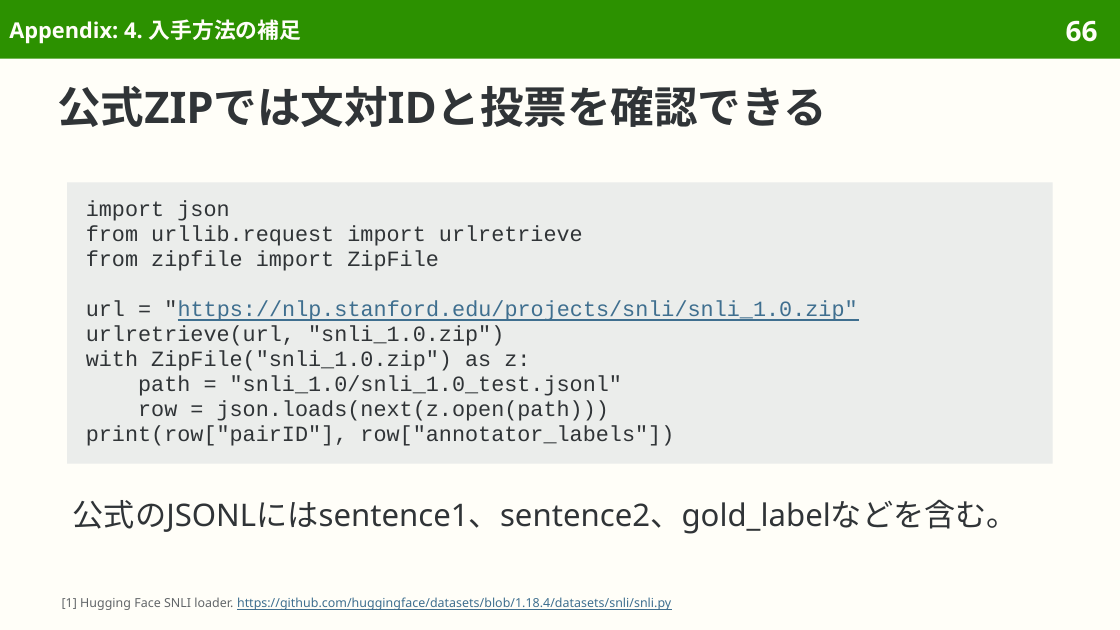
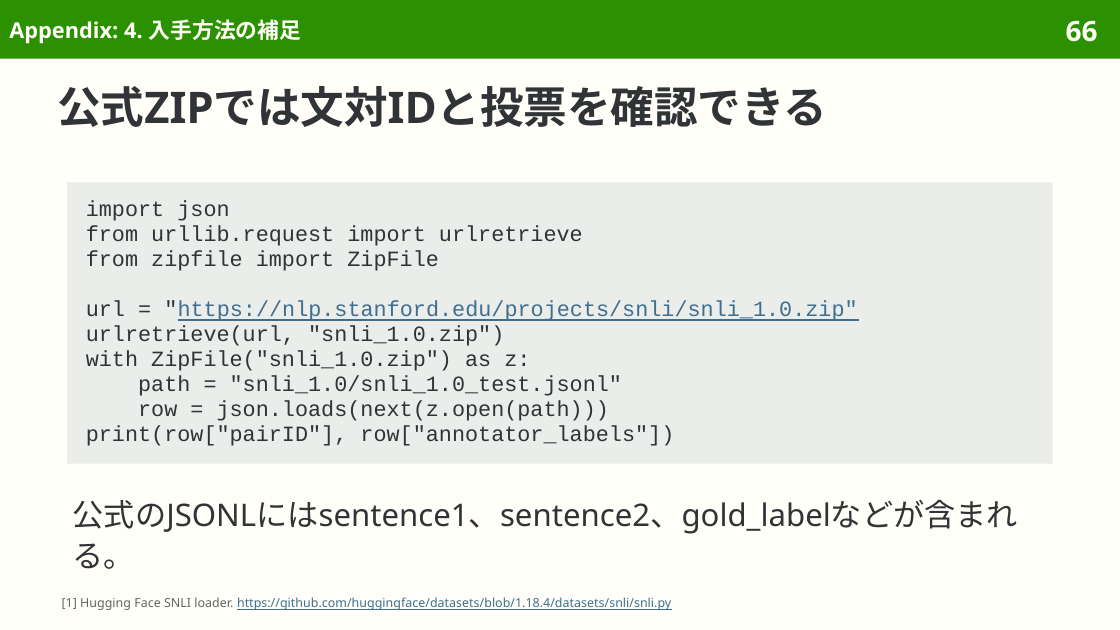
Before and after one commit to sasakiy84/datasets-in-10-minutes, a slide deck: slide 66 of slides/datasets-in-10-minutes-snli.pptx. Drawn at 1120x630 pixels with LibreOffice and Linux fonts; fonts in the diff are those of the drawing. Boxes give left, top, right and bottom in pixels: in the first picture for what was removed or moved away, otherwise in the second. Text is boxed around its words. In the diff, an @@ line names an element or a change of style, - is before the commit and + after.

```diff
--- a/slides/datasets-in-10-minutes-snli.pptx
+++ b/slides/datasets-in-10-minutes-snli.pptx
@@ text at box(73, 499, 1018, 569): text changed @@
-公式のJSONLにはsentence1、sentence2、gold_labelなどを含む。
+公式のJSONLにはsentence1、sentence2、gold_labelなどが含まれる。
```
Also in this commit, not shown: 15 other slides changed, 7 other files.
